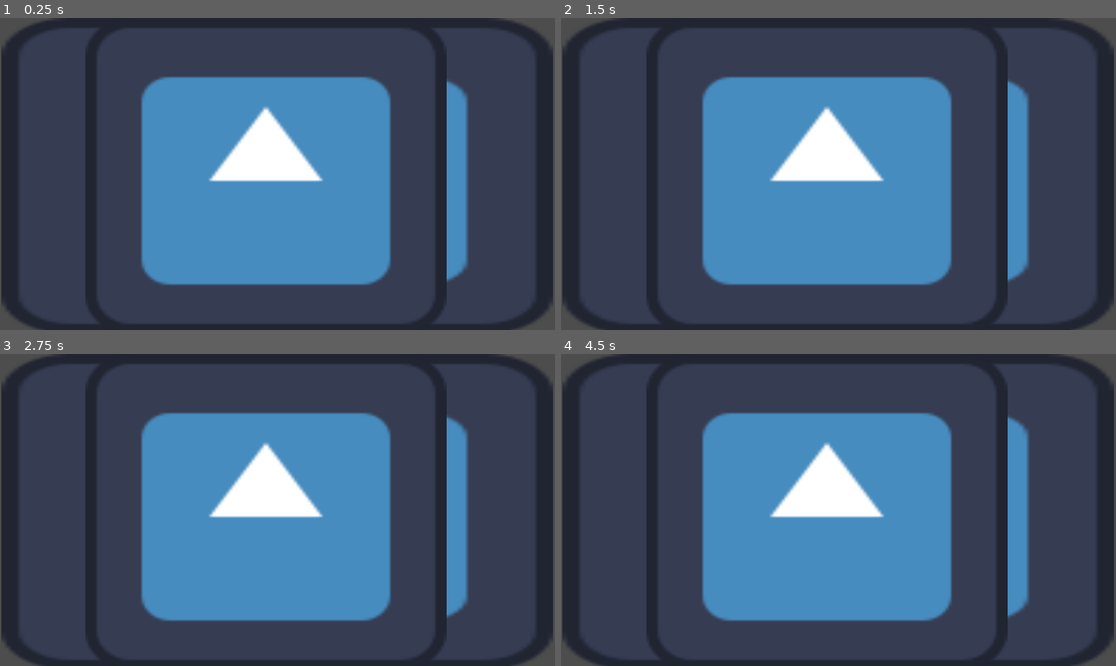
Above: before the commit, frames 1-4 (two rows, left to right).
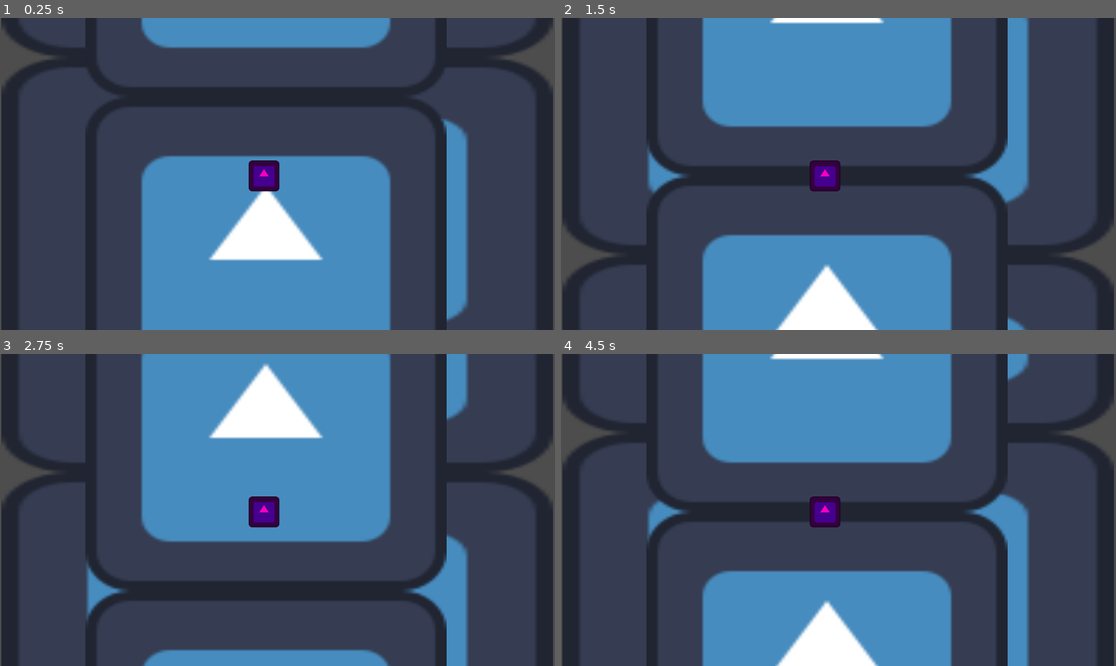
Above: after the commit, the same moments.

Repository: SUTD-Dev-n-Dice/CCG-2025
Game: Godot game, scene res://Scenes/Levels/Minigames/BulletHell.tscn
Two runs of this game, one before a commit and one after it. Both use one fixed random seed, a clock stepped at 60 frames per second and the inputs below. This scene is started directly instead of the project's main scene. The engine's default icon, where the game draws it, is replaced by a stand-in: a white triangle on a blue panel in a dark square.
Inputs:
- Up to frame 1 (0.25 s): no input
- Up to frame 2 (1.5 s): tap Z (z) at 0.6, 1.35 s
- Up to frame 3 (2.75 s): tap Z (z) at 2.1 s
- Up to frame 4 (4.5 s): tap Z (z) at 2.85, 3.6, 4.35 s

The runs differ from the first frame. In frame 1, 35% of the frame differs, in the area x 0-100%, y 0-100%; in frame 2, 42%; in frame 3, 38%; in frame 4, 42%.

Commit message:
feat: shader + refinement

Diff:
--- a/Assets/Shaders/scroll.gdshader
+++ b/Assets/Shaders/scroll.gdshader
@@ -2,10 +2,10 @@
 
 shader_type canvas_item;
 
-// Uniforms
-uniform float speed = 0.025;
+// --- Uniforms --- //
+uniform vec2 speed = vec2(0.0, -1.0);
 
-// Functions
-void fragment () {
-	COLOR = texture(TEXTURE, vec2(UV.x + TIME * speed, UV.y));
+// --- Functions --- //
+void fragment() {
+	COLOR = texture(TEXTURE, mod(UV + TIME * speed, 1.0));
 }
--- a/Assets/Shaders/scroll.tres
+++ /dev/null
@@ -1,7 +0,0 @@
-[gd_resource type="ShaderMaterial" load_steps=2 format=3 uid="uid://brtp70u5o70v4"]
-
-[ext_resource type="Shader" path="res://_Scripts/_Shaders/scroll.gdshader" id="1_nltep"]
-
-[resource]
-shader = ExtResource("1_nltep")
-shader_parameter/speed = 0.025
--- a/Scenes/Levels/Minigames/BulletHell.tscn
+++ b/Scenes/Levels/Minigames/BulletHell.tscn
@@ -1,6 +1,17 @@
-[gd_scene load_steps=4 format=3 uid="uid://bgnaeqshw6qwl"]
+[gd_scene load_steps=9 format=3 uid="uid://bgnaeqshw6qwl"]
 
+[ext_resource type="Script" uid="uid://db4snt56vq38t" path="res://Scripts/Objects/BulletHell/GameManager.gd" id="1_tijud"]
 [ext_resource type="Texture2D" uid="uid://dvg3baum031v0" path="res://icon.svg" id="1_w3u3q"]
+[ext_resource type="PackedScene" uid="uid://civi8lu2m0cbi" path="res://Scenes/Objects/BulletHell/enemy.tscn" id="2_vy5ie"]
+[ext_resource type="Shader" uid="uid://b5p2g2vi7q5gp" path="res://Assets/Shaders/scroll.gdshader" id="2_xjujy"]
+
+[sub_resource type="ShaderMaterial" id="ShaderMaterial_dgxji"]
+shader = ExtResource("2_xjujy")
+shader_parameter/speed = Vector2(0, -1)
+
+[sub_resource type="ShaderMaterial" id="ShaderMaterial_xjujy"]
+shader = ExtResource("2_xjujy")
+shader_parameter/speed = Vector2(0, -0.5)
 
 [sub_resource type="RectangleShape2D" id="RectangleShape2D_w3u3q"]
 size = Vector2(1016, 20)
@@ -9,14 +20,24 @@
 size = Vector2(53, 680)
 
 [node name="BulletHell" type="Node2D"]
+script = ExtResource("1_tijud")
+
+[node name="GameUI" type="Control" parent="."]
+layout_mode = 3
+anchors_preset = 0
+offset_right = 40.0
+offset_bottom = 40.0
 
 [node name="upper_bg" type="Sprite2D" parent="."]
-z_index = 1
+z_index = -3
+material = SubResource("ShaderMaterial_dgxji")
 position = Vector2(552, 328)
 scale = Vector2(5.85937, 5.125)
 texture = ExtResource("1_w3u3q")
 
 [node name="lower_bg" type="Sprite2D" parent="."]
+z_index = -5
+material = SubResource("ShaderMaterial_xjujy")
 position = Vector2(575.5, 328)
 scale = Vector2(8.94531, 5.125)
 texture = ExtResource("1_w3u3q")
@@ -49,3 +70,6 @@
 [node name="CollisionShape2D" type="CollisionShape2D" parent="Boundary/right"]
 position = Vector2(151, 323)
 shape = SubResource("RectangleShape2D_vy5ie")
+
+[node name="Enemy" parent="." instance=ExtResource("2_vy5ie")]
+position = Vector2(548, 328)
--- /dev/null
+++ b/Scenes/Objects/BulletHell/Enemy.gd
@@ -0,0 +1,24 @@
+class_name Enemy extends Node2D
+
+var angerLevel : int = 50		# anger intensity controls frequency of attacks (increase chance for double attack)
+var health : int = 100			# health of enemy vehicle
+var type : String			# type of vehicle, affects sprites later
+
+var bulletDamage : int  = 5
+
+var stateMachine : StateMachine
+
+func getAnger() -> int:
+	return angerLevel
+
+func changeAnger(angerModifier : int) -> void:
+	angerLevel += angerModifier
+
+func bulletDamaged() -> void:
+	health -= 5
+
+	# TOD0: handle if health reaches below threshold
+
+func _on_collision_area_area_entered(area: Area2D) -> void:
+	if (area.is_in_group("Bullet")):
+		bulletDamaged()
--- a/Scenes/Objects/BulletHell/enemy.tscn
+++ b/Scenes/Objects/BulletHell/enemy.tscn
@@ -1,3 +1,65 @@
-[gd_scene format=3 uid="uid://civi8lu2m0cbi"]
+[gd_scene load_steps=12 format=3 uid="uid://civi8lu2m0cbi"]
 
-[node name="Enemy" type="Node2D"]
+[ext_resource type="Texture2D" uid="uid://dvg3baum031v0" path="res://icon.svg" id="1_0dulj"]
+[ext_resource type="Script" uid="uid://bawrywakaivgn" path="res://Scenes/Objects/BulletHell/Enemy.gd" id="1_bcrhi"]
+[ext_resource type="Script" uid="uid://uxlno8ho6lvk" path="res://Scripts/Objects/BulletHell/EnemyFSM.gd" id="3_pla0o"]
+[ext_resource type="Script" uid="uid://bqchmh304luss" path="res://Scripts/Objects/BulletHell/States/Idle.gd" id="4_2yyrt"]
+[ext_resource type="Script" uid="uid://b0ak0ynp5uyxf" path="res://Scripts/Objects/BulletHell/States/Charge.gd" id="5_yg15j"]
+[ext_resource type="Script" uid="uid://d3pmtcf62qgx7" path="res://Scripts/Objects/BulletHell/States/Shoot.gd" id="6_emere"]
+[ext_resource type="Script" uid="uid://c50deu565gs2h" path="res://Scripts/Objects/BulletHell/States/Damaged.gd" id="7_jw720"]
+[ext_resource type="Script" uid="uid://b7fwg66o2ik1a" path="res://Scripts/Objects/BulletHell/States/Moving.gd" id="8_y4f3c"]
+[ext_resource type="Script" uid="uid://bqoa4d3d2tqhm" path="res://Scripts/Objects/BulletHell/States/Flee.gd" id="9_yg15j"]
+
+[sub_resource type="SpriteFrames" id="SpriteFrames_2yyrt"]
+animations = [{
+"frames": [{
+"duration": 1.0,
+"texture": ExtResource("1_0dulj")
+}],
+"loop": true,
+"name": &"default",
+"speed": 5.0
+}]
+
+[sub_resource type="RectangleShape2D" id="RectangleShape2D_0dulj"]
+size = Vector2(107, 107)
+
+[node name="Enemy" type="Node2D" groups=["Enemy"]]
+scale = Vector2(0.5, 0.5)
+script = ExtResource("1_bcrhi")
+
+[node name="AnimatedSprite2D" type="AnimatedSprite2D" parent="."]
+modulate = Color(0.96483, 8.23998e-05, 0.746386, 1)
+sprite_frames = SubResource("SpriteFrames_2yyrt")
+
+[node name="CollisionArea" type="Area2D" parent="." groups=["Enemy"]]
+
+[node name="CollisionShape2D" type="CollisionShape2D" parent="CollisionArea"]
+shape = SubResource("RectangleShape2D_0dulj")
+
+[node name="StateMachine" type="Node" parent="."]
+script = ExtResource("3_pla0o")
+
+[node name="Idle" type="Node" parent="StateMachine"]
+script = ExtResource("4_2yyrt")
+
+[node name="IdleTimer" type="Timer" parent="StateMachine/Idle"]
+one_shot = true
+
+[node name="Charge" type="Node" parent="StateMachine"]
+script = ExtResource("5_yg15j")
+
+[node name="Shoot" type="Node" parent="StateMachine"]
+script = ExtResource("6_emere")
+
+[node name="Damaged" type="Node" parent="StateMachine"]
+script = ExtResource("7_jw720")
+
+[node name="Moving" type="Node" parent="StateMachine"]
+script = ExtResource("8_y4f3c")
+
+[node name="Flee" type="Node" parent="StateMachine"]
+script = ExtResource("9_yg15j")
+
+[connection signal="area_entered" from="CollisionArea" to="." method="_on_collision_area_area_entered"]
+[connection signal="timeout" from="StateMachine/Idle/IdleTimer" to="StateMachine/Idle" method="_on_timer_timeout"]
--- /dev/null
+++ b/Scripts/Objects/BulletHell/EnemyFSM.gd
@@ -0,0 +1,41 @@
+class_name StateMachine extends Node
+
+## The initial state of the state machine. If not set, the first child node is used.
+@export var initial_state: State = null
+
+## The current state of the state machine.
+@onready var state: State = (func get_initial_state() -> State:
+	return initial_state if initial_state != null else get_child(0)
+).call()
+
+func _ready() -> void:
+	# Give every state a reference to the state machine.
+	for state_node: State in find_children("*", "State"):
+		state_node.finished.connect(_transition_to_next_state)
+
+	# State machines usually access data from the root node of the scene they're part of: the owner.
+	# We wait for the owner to be ready to guarantee all the data and nodes the states may need are available.
+	await owner.ready
+	state.enter("")
+
+func _unhandled_input(event: InputEvent) -> void:
+	state.handle_input(event)
+
+
+func _process(delta: float) -> void:
+	state.update(delta)
+
+
+func _physics_process(delta: float) -> void:
+	state.physics_update(delta)
+
+
+func _transition_to_next_state(target_state_path: String, data: Dictionary = {}) -> void:
+	if not has_node(target_state_path):
+		printerr(owner.name + ": Trying to transition to state " + target_state_path + " but it does not exist.")
+		return
+
+	var previous_state_path := state.name
+	state.exit()
+	state = get_node(target_state_path)
+	state.enter(previous_state_path, data)
--- /dev/null
+++ b/Scripts/Objects/BulletHell/EnemyState.gd
@@ -0,0 +1,15 @@
+class_name EnemyState extends State
+
+const IDLE = "Idle"
+const CHARGE = "Charge"
+const SHOOT = "Shoot"
+const DAMAGED = "Damaged"
+const MOVING = "Moving"
+const FLEE = "Flee"
+
+var enemy: Enemy
+
+func _ready() -> void:
+	await owner.ready
+	enemy = owner as Enemy
+	assert(enemy != null, "The EnemyState state type must be used only in the BulletHell scene. It needs the owner to be a Enemy node.")
--- /dev/null
+++ b/Scripts/Objects/BulletHell/GameManager.gd
@@ -0,0 +1,7 @@
+extends Node
+
+func game_start():
+	pass
+
+func game_end():
+	pass
--- /dev/null
+++ b/Scripts/Objects/BulletHell/State.gd
@@ -0,0 +1,26 @@
+class_name State extends Node
+
+## Emitted when the state finishes and wants to transition to another state.
+signal finished(next_state_path: String, data: Dictionary)
+
+## Called by the state machine when receiving unhandled input events.
+func handle_input(_event: InputEvent) -> void:
+	pass
+
+## Called by the state machine on the engine's main loop tick.
+func update(_delta: float) -> void:
+	pass
+
+## Called by the state machine on the engine's physics update tick.
+func physics_update(_delta: float) -> void:
+	pass
+
+## Called by the state machine upon changing the active state. The `data` parameter
+## is a dictionary with arbitrary data the state can use to initialize itself.
+func enter(previous_state_path: String, data := {}) -> void:
+	pass
+
+## Called by the state machine before changing the active state. Use this function
+## to clean up the state.
+func exit() -> void:
+	pass
--- /dev/null
+++ b/Scripts/Objects/BulletHell/States/Charge.gd
@@ -0,0 +1,12 @@
+extends EnemyState
+
+func enter(previous_state_path: String, data := {}) -> void:
+	print("Entered Charge State")
+	pass
+
+# TODO: Function to move towards last player position player
+
+func physics_update(delta: float) -> void:
+	# temp
+	if Input.is_action_just_pressed("z"):
+		finished.emit(SHOOT)
--- /dev/null
+++ b/Scripts/Objects/BulletHell/States/Damaged.gd
@@ -0,0 +1,11 @@
+extends EnemyState
+
+func enter(previous_state_path: String, data := {}) -> void:
+	print("Entered Damaged State")
+	pass
+
+# TODO: play animation to recueve damage, run away if too low
+
+func physics_update(delta: float) -> void:
+	if Input.is_action_just_pressed("z"):
+		finished.emit(MOVING)
--- /dev/null
+++ b/Scripts/Objects/BulletHell/States/Flee.gd
@@ -0,0 +1,9 @@
+extends EnemyState
+
+func enter(previous_state_path: String, data := {}) -> void:
+	print("Entered Damaged State")
+	pass
+
+func physics_update(delta: float) -> void:
+	if Input.is_action_just_pressed("z"):
+		finished.emit(MOVING)
--- /dev/null
+++ b/Scripts/Objects/BulletHell/States/Idle.gd
@@ -0,0 +1,21 @@
+extends EnemyState
+
+var time : float
+var timer : Timer
+
+func enter(previous_state_path: String, data := {}) -> void:
+	time = 1
+	setup_timer()
+	print("Entered Idle State")
+
+func physics_update(delta: float) -> void:
+	pass
+
+func setup_timer() -> void:
+	timer = get_child(0)
+	print(timer.name)
+	timer.wait_time = time
+	timer.start()
+
+func _on_timer_timeout() -> void:
+	finished.emit(CHARGE)
--- /dev/null
+++ b/Scripts/Objects/BulletHell/States/Moving.gd
@@ -0,0 +1,9 @@
+extends EnemyState
+
+func enter(previous_state_path: String, data := {}) -> void:
+	print("Entered Moving State")
+	pass
+
+func physics_update(delta: float) -> void:
+	if Input.is_action_just_pressed("z"):
+		finished.emit(IDLE)
--- /dev/null
+++ b/Scripts/Objects/BulletHell/States/Shoot.gd
@@ -0,0 +1,12 @@
+extends EnemyState
+
+var anger : float
+
+func enter(previous_state_path: String, data := {}) -> void:
+	var anger = get_parent().get_parent().angerLevel
+	print("Entered Shoot State")
+	pass
+
+func physics_update(delta: float) -> void:
+	if Input.is_action_just_pressed("z"):
+		finished.emit(DAMAGED)
--- a/project.godot
+++ b/project.godot
@@ -19,6 +19,11 @@
 
 Global="*res://Scripts/Singletons/Global.gd"
 Audio="*res://Scenes/Singletons/AudioHandler.tscn"
+
+[global_group]
+
+Enemy="A hostile enemy opposing player"
+Player="A user controlled entity"
 
 [input]
 
Not shown, added: Scenes/Objects/BulletHell/Enemy.gd.uid
Not shown, added: Scripts/Objects/BulletHell/EnemyFSM.gd.uid
Not shown, added: Scripts/Objects/BulletHell/EnemyState.gd.uid
Not shown, added: Scripts/Objects/BulletHell/GameManager.gd.uid
Not shown, added: Scripts/Objects/BulletHell/State.gd.uid
Not shown, added: Scripts/Objects/BulletHell/States/Charge.gd.uid
Not shown, added: Scripts/Objects/BulletHell/States/Damaged.gd.uid
Not shown, added: Scripts/Objects/BulletHell/States/Flee.gd.uid
Not shown, added: Scripts/Objects/BulletHell/States/Idle.gd.uid
Not shown, added: Scripts/Objects/BulletHell/States/Moving.gd.uid
Not shown, added: Scripts/Objects/BulletHell/States/Shoot.gd.uid
